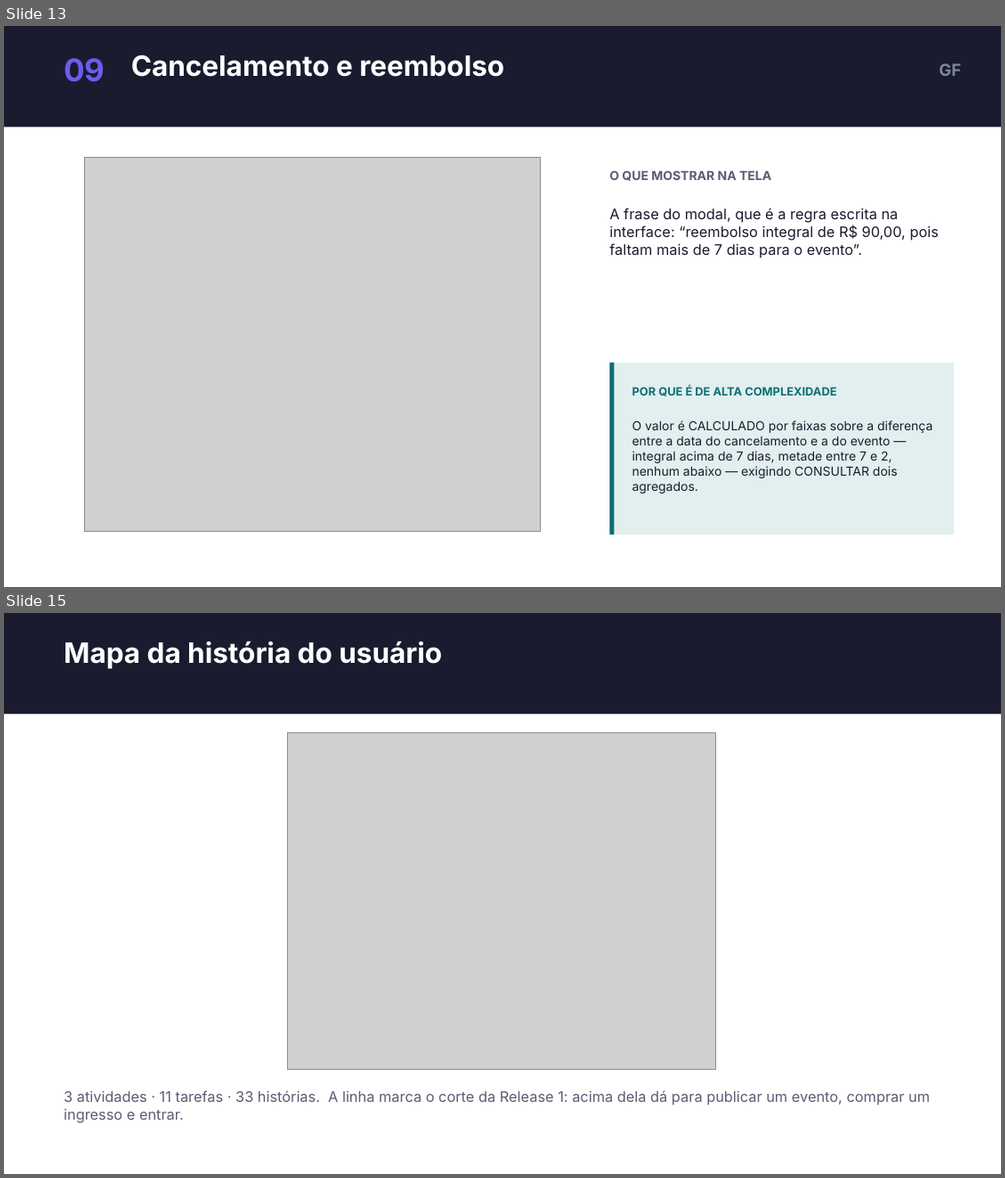
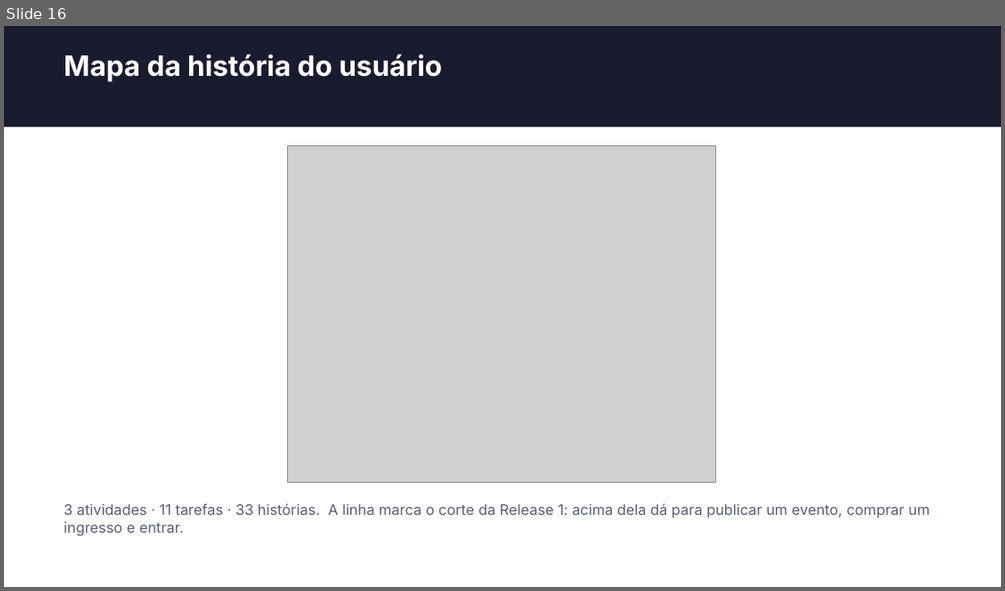
Before and after one commit to dudumalheiros/BilhetePass, a slide deck: docs/slides/BilhetePass-apresentacao.pptx. Shown one above the other, each under a label of ours: slides 13 and 15 before the commit, slide 16 after it; the slides between them are not shown. The pictures are 1005x1178 and 1005x591 pixels, drawn with LibreOffice and Linux fonts; fonts in the diff are those of the drawing; grey boxes stand for pictures. Boxes give left, top, right and bottom in pixels: in the first picture for what was removed or moved away, otherwise in the second. Text is boxed around its words. In the diff, an @@ line names an element or a change of style, - is before the commit and + after.

Commit message:
Aumenta as telas nos slides e move o detalhamento para as notas do apresentador

```diff
--- a/docs/slides/BilhetePass-apresentacao.pptx
+++ b/docs/slides/BilhetePass-apresentacao.pptx
@@ slide 13 removed at [4, 26, 1001, 587], background #FFFFFF @@
@@ rectangle removed at [4, 26, 1001, 127] @@
@@ text removed at [64, 58, 105, 82] @@
-09
@@ text removed at [131, 54, 504, 77] @@
-Cancelamento e reembolso
@@ text removed at [938, 63, 961, 76] @@
-GF
@@ picture removed at [84, 157, 540, 531] @@
@@ text removed at [609, 170, 771, 181] @@
-O QUE MOSTRAR NA TELA
@@ text removed at [609, 208, 938, 258] @@
-A frase do modal, que é a regra escrita na interface: “reembolso integral de R$ 90,00, pois faltam mais de 7 dias para o evento”.
@@ rectangle removed at [610, 362, 954, 534] @@
@@ rectangle removed at [610, 362, 615, 534] @@
@@ text removed at [632, 386, 836, 396] @@
-POR QUE É DE ALTA COMPLEXIDADE
@@ text removed at [632, 420, 932, 493] @@
-O valor é CALCULADO por faixas sobre a diferença entre a data do cancelamento e a do evento — integral acima de 7 dias, metade entre 7 e 2, nenhum abaixo — exigindo CONSULTAR dois agregados.
@@ what was slide 15 is now slide 16 @@
```
Also in this commit, not shown: 4 slides changed, 7 slides added, 5 other slides removed.
